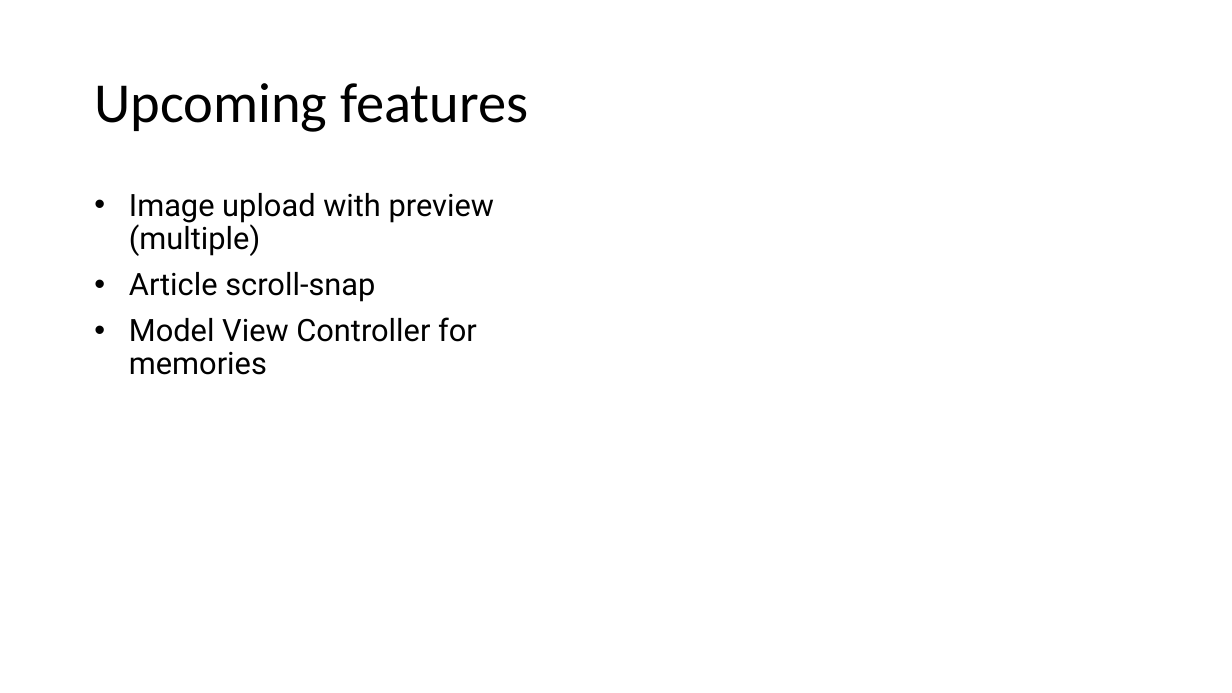
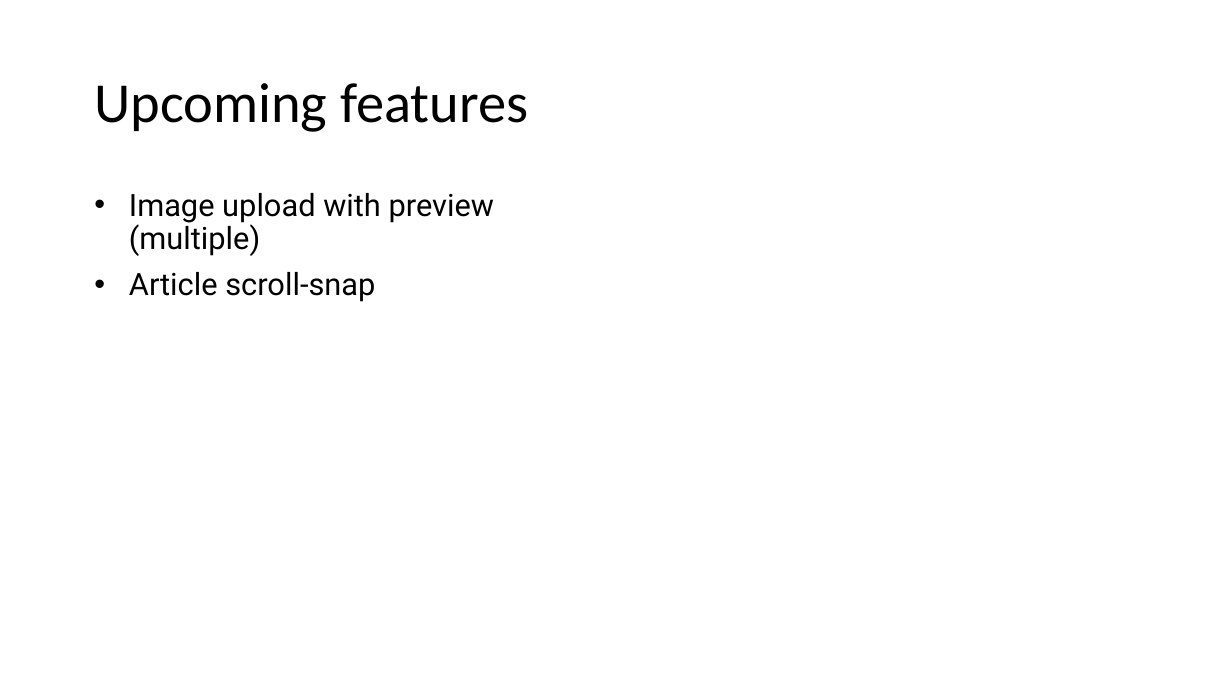
Before and after one commit to andalf0815/dearDiary, a slide deck: slide 7 of docs/Dear Diary - Milestone I Presentation.pptx. Drawn at 1232x693 pixels with LibreOffice and Linux fonts; fonts in the diff are those of the drawing; background and template pictures are left out. Boxes give left, top, right and bottom in pixels: in the first picture for what was removed or moved away, otherwise in the second. Text is boxed around its words. In the diff, an @@ line names an element or a change of style, - is before the commit and + after.

```diff
--- a/docs/Dear Diary - Milestone I Presentation.pptx
+++ b/docs/Dear Diary - Milestone I Presentation.pptx
@@ text at bbox=[129, 317, 477, 375]: paragraph removed @@
-• Model View Controller for memories
```
Also in this commit, not shown: 1 other slide changed.
